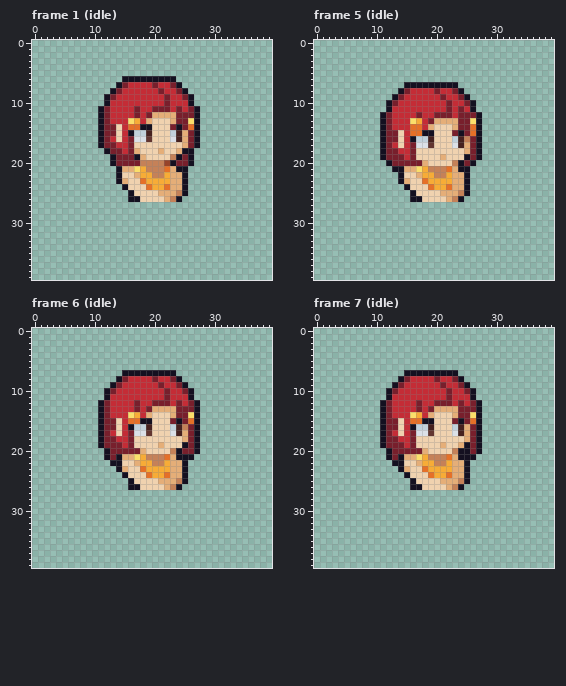
A pixel-art file gets an edit: Sprites/OldAesprite/npcs/HomeTown_NPC_clgirl.aseprite. The picture above was drawn from the file before the commit.
40x40 pixels, 11 frames. Shown: frame 1 (idle), frame 5 (idle), frame 6 (idle), frame 7 (idle). The commit also changed other frames, which this record leaves out.
And afterwards:
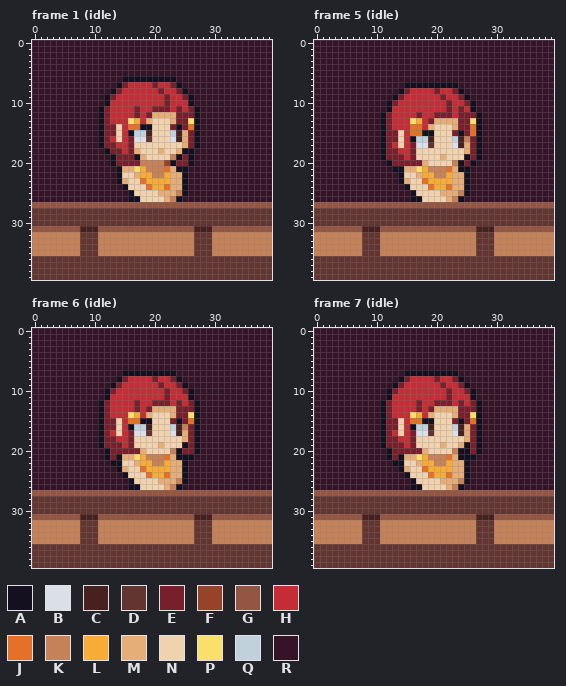
Palette (. is transparent): A #141020  B #dbe0e7  C #46211f  D #623530  E #781f2c  F #97432a  G #945542  H #c42c36  J #e57028  K #c58158  L #f7ac37  M #e5ae78  N #f0d2af  P #fbdf6b  Q #c1d1db  R #351428
Commit: added all npcs into town and created npc classes
The exact change:
layer "Layer 2" now shown
Changed rows in their new state; - is an unchanged pixel.
Frame 1 (idle), layer "Layer 2":
first column x 0:
 0 RRRRRRRRRRRRRRRRRRRRRRRRRRRRRRRRRRRRRRRR
 1 RRRRRRRRRRRRRRRRRRRRRRRRRRRRRRRRRRRRRRRR
 2 RRRRRRRRRRRRRRRRRRRRRRRRRRRRRRRRRRRRRRRR
 3 RRRRRRRRRRRRRRRRRRRRRRRRRRRRRRRRRRRRRRRR
 4 RRRRRRRRRRRRRRRRRRRRRRRRRRRRRRRRRRRRRRRR
 5 RRRRRRRRRRRRRRRRRRRRRRRRRRRRRRRRRRRRRRRR
 6 RRRRRRRRRRRRRRR---------RRRRRRRRRRRRRRRR
 7 RRRRRRRRRRRRRR-----------RRRRRRRRRRRRRRR
 8 RRRRRRRRRRRRR-------------RRRRRRRRRRRRRR
 9 RRRRRRRRRRRR---------------RRRRRRRRRRRRR
10 RRRRRRRRRRRR---------------RRRRRRRRRRRRR
11 RRRRRRRRRRR-----------------RRRRRRRRRRRR
12 RRRRRRRRRRR-----------------RRRRRRRRRRRR
13 RRRRRRRRRRR-----------------RRRRRRRRRRRR
14 RRRRRRRRRRR-----------------RRRRRRRRRRRR
15 RRRRRRRRRRR-----------------RRRRRRRRRRRR
16 RRRRRRRRRRR-----------------RRRRRRRRRRRR
17 RRRRRRRRRRR-----------------RRRRRRRRRRRR
18 RRRRRRRRRRRR---------------RRRRRRRRRRRRR
19 RRRRRRRRRRRRR--------------RRRRRRRRRRRRR
20 RRRRRRRRRRRRR--------------RRRRRRRRRRRRR
21 RRRRRRRRRRRRRR------------RRRRRRRRRRRRRR
22 RRRRRRRRRRRRRR------------RRRRRRRRRRRRRR
23 RRRRRRRRRRRRRR------------RRRRRRRRRRRRRR
24 RRRRRRRRRRRRRRR-----------RRRRRRRRRRRRRR
25 RRRRRRRRRRRRRRRR----------RRRRRRRRRRRRRR
26 RRRRRRRRRRRRRRRR---------RRRRRRRRRRRRRRR
27 GGGGGGGGGGGGGGGGGGGGGGGGGGGGGGGGGGGGGGGG
28 DDDDDDDDDDDDDDDDDDDDDDDDDDDDDDDDDDDDDDDD
29 DDDDDDDDDDDDDDDDDDDDDDDDDDDDDDDDDDDDDDDD
30 DDDDDDDDDDDDDDDDDDDDDDDDDDDDDDDDDDDDDDDD
31 GGGGGGGGCCCGGGGGGGGGGGGGGGGCCCGGGGGGGGGG
32 KKKKKKKKDDDKKKKKKKKKKKKKKKKDDDKKKKKKKKKK
33 KKKKKKKKDDDKKKKKKKKKKKKKKKKDDDKKKKKKKKKK
34 KKKKKKKKDDDKKKKKKKKKKKKKKKKDDDKKKKKKKKKK
35 KKKKKKKKDDDKKKKKKKKKKKKKKKKDDDKKKKKKKKKK
36 DDDDDDDDDDDDDDDDDDDDDDDDDDDDDDDDDDDDDDDD
37 DDDDDDDDDDDDDDDDDDDDDDDDDDDDDDDDDDDDDDDD
38 DDDDDDDDDDDDDDDDDDDDDDDDDDDDDDDDDDDDDDDD
39 DDDDDDDDDDDDDDDDDDDDDDDDDDDDDDDDDDDDDDDD
Frame 5 (idle), layer "Layer 2":
first column x 0:
 0 RRRRRRRRRRRRRRRRRRRRRRRRRRRRRRRRRRRRRRRR
 1 RRRRRRRRRRRRRRRRRRRRRRRRRRRRRRRRRRRRRRRR
 2 RRRRRRRRRRRRRRRRRRRRRRRRRRRRRRRRRRRRRRRR
 3 RRRRRRRRRRRRRRRRRRRRRRRRRRRRRRRRRRRRRRRR
 4 RRRRRRRRRRRRRRRRRRRRRRRRRRRRRRRRRRRRRRRR
 5 RRRRRRRRRRRRRRRRRRRRRRRRRRRRRRRRRRRRRRRR
 6 RRRRRRRRRRRRRRRRRRRRRRRRRRRRRRRRRRRRRRRR
 7 RRRRRRRRRRRRRRR---------RRRRRRRRRRRRRRRR
 8 RRRRRRRRRRRRRR-----------RRRRRRRRRRRRRRR
 9 RRRRRRRRRRRRR-------------RRRRRRRRRRRRRR
10 RRRRRRRRRRRR---------------RRRRRRRRRRRRR
11 RRRRRRRRRRRR---------------RRRRRRRRRRRRR
12 RRRRRRRRRRR-----------------RRRRRRRRRRRR
13 RRRRRRRRRRR-----------------RRRRRRRRRRRR
14 RRRRRRRRRRR-----------------RRRRRRRRRRRR
15 RRRRRRRRRRR-----------------RRRRRRRRRRRR
16 RRRRRRRRRRR-----------------RRRRRRRRRRRR
17 RRRRRRRRRRR-----------------RRRRRRRRRRRR
18 RRRRRRRRRRR-----------------RRRRRRRRRRRR
19 RRRRRRRRRRR-----------------RRRRRRRRRRRR
20 RRRRRRRRRRRR---------------RRRRRRRRRRRRR
21 RRRRRRRRRRRRR-------------RRRRRRRRRRRRRR
22 RRRRRRRRRRRRRR------------RRRRRRRRRRRRRR
23 RRRRRRRRRRRRRR------------RRRRRRRRRRRRRR
24 RRRRRRRRRRRRRRR-----------RRRRRRRRRRRRRR
25 RRRRRRRRRRRRRRRR----------RRRRRRRRRRRRRR
26 RRRRRRRRRRRRRRRR---------RRRRRRRRRRRRRRR
27 GGGGGGGGGGGGGGGGGGGGGGGGGGGGGGGGGGGGGGGG
28 DDDDDDDDDDDDDDDDDDDDDDDDDDDDDDDDDDDDDDDD
29 DDDDDDDDDDDDDDDDDDDDDDDDDDDDDDDDDDDDDDDD
30 DDDDDDDDDDDDDDDDDDDDDDDDDDDDDDDDDDDDDDDD
31 GGGGGGGGCCCGGGGGGGGGGGGGGGGCCCGGGGGGGGGG
32 KKKKKKKKDDDKKKKKKKKKKKKKKKKDDDKKKKKKKKKK
33 KKKKKKKKDDDKKKKKKKKKKKKKKKKDDDKKKKKKKKKK
34 KKKKKKKKDDDKKKKKKKKKKKKKKKKDDDKKKKKKKKKK
35 KKKKKKKKDDDKKKKKKKKKKKKKKKKDDDKKKKKKKKKK
36 DDDDDDDDDDDDDDDDDDDDDDDDDDDDDDDDDDDDDDDD
37 DDDDDDDDDDDDDDDDDDDDDDDDDDDDDDDDDDDDDDDD
38 DDDDDDDDDDDDDDDDDDDDDDDDDDDDDDDDDDDDDDDD
39 DDDDDDDDDDDDDDDDDDDDDDDDDDDDDDDDDDDDDDDD
Frame 6 (idle), layer "Layer 2":
first column x 0:
 0 RRRRRRRRRRRRRRRRRRRRRRRRRRRRRRRRRRRRRRRR
 1 RRRRRRRRRRRRRRRRRRRRRRRRRRRRRRRRRRRRRRRR
 2 RRRRRRRRRRRRRRRRRRRRRRRRRRRRRRRRRRRRRRRR
 3 RRRRRRRRRRRRRRRRRRRRRRRRRRRRRRRRRRRRRRRR
 4 RRRRRRRRRRRRRRRRRRRRRRRRRRRRRRRRRRRRRRRR
 5 RRRRRRRRRRRRRRRRRRRRRRRRRRRRRRRRRRRRRRRR
 6 RRRRRRRRRRRRRRRRRRRRRRRRRRRRRRRRRRRRRRRR
 7 RRRRRRRRRRRRRRR---------RRRRRRRRRRRRRRRR
 8 RRRRRRRRRRRRRR-----------RRRRRRRRRRRRRRR
 9 RRRRRRRRRRRRR-------------RRRRRRRRRRRRRR
10 RRRRRRRRRRRR---------------RRRRRRRRRRRRR
11 RRRRRRRRRRRR---------------RRRRRRRRRRRRR
12 RRRRRRRRRRR-----------------RRRRRRRRRRRR
13 RRRRRRRRRRR-----------------RRRRRRRRRRRR
14 RRRRRRRRRRR-----------------RRRRRRRRRRRR
15 RRRRRRRRRRR-----------------RRRRRRRRRRRR
16 RRRRRRRRRRR-----------------RRRRRRRRRRRR
17 RRRRRRRRRRR-----------------RRRRRRRRRRRR
18 RRRRRRRRRRR-----------------RRRRRRRRRRRR
19 RRRRRRRRRRR-----------------RRRRRRRRRRRR
20 RRRRRRRRRRRR----------------RRRRRRRRRRRR
21 RRRRRRRRRRRR---------------RRRRRRRRRRRRR
22 RRRRRRRRRRRRR-------------RRRRRRRRRRRRRR
23 RRRRRRRRRRRRRR------------RRRRRRRRRRRRRR
24 RRRRRRRRRRRRRRR-----------RRRRRRRRRRRRRR
25 RRRRRRRRRRRRRRRR----------RRRRRRRRRRRRRR
26 RRRRRRRRRRRRRRRR---------RRRRRRRRRRRRRRR
27 GGGGGGGGGGGGGGGGGGGGGGGGGGGGGGGGGGGGGGGG
28 DDDDDDDDDDDDDDDDDDDDDDDDDDDDDDDDDDDDDDDD
29 DDDDDDDDDDDDDDDDDDDDDDDDDDDDDDDDDDDDDDDD
30 DDDDDDDDDDDDDDDDDDDDDDDDDDDDDDDDDDDDDDDD
31 GGGGGGGGCCCGGGGGGGGGGGGGGGGCCCGGGGGGGGGG
32 KKKKKKKKDDDKKKKKKKKKKKKKKKKDDDKKKKKKKKKK
33 KKKKKKKKDDDKKKKKKKKKKKKKKKKDDDKKKKKKKKKK
34 KKKKKKKKDDDKKKKKKKKKKKKKKKKDDDKKKKKKKKKK
35 KKKKKKKKDDDKKKKKKKKKKKKKKKKDDDKKKKKKKKKK
36 DDDDDDDDDDDDDDDDDDDDDDDDDDDDDDDDDDDDDDDD
37 DDDDDDDDDDDDDDDDDDDDDDDDDDDDDDDDDDDDDDDD
38 DDDDDDDDDDDDDDDDDDDDDDDDDDDDDDDDDDDDDDDD
39 DDDDDDDDDDDDDDDDDDDDDDDDDDDDDDDDDDDDDDDD
Frame 7 (idle), layer "Layer 2": the same change as frame 6 (idle)
Boxes around the changes in both pictures, in picture pixels (x1, y1, x2, y2):
added: (32, 40, 272, 280)
added: (314, 40, 554, 280)
added: (32, 328, 272, 568)
added: (314, 328, 554, 568)
